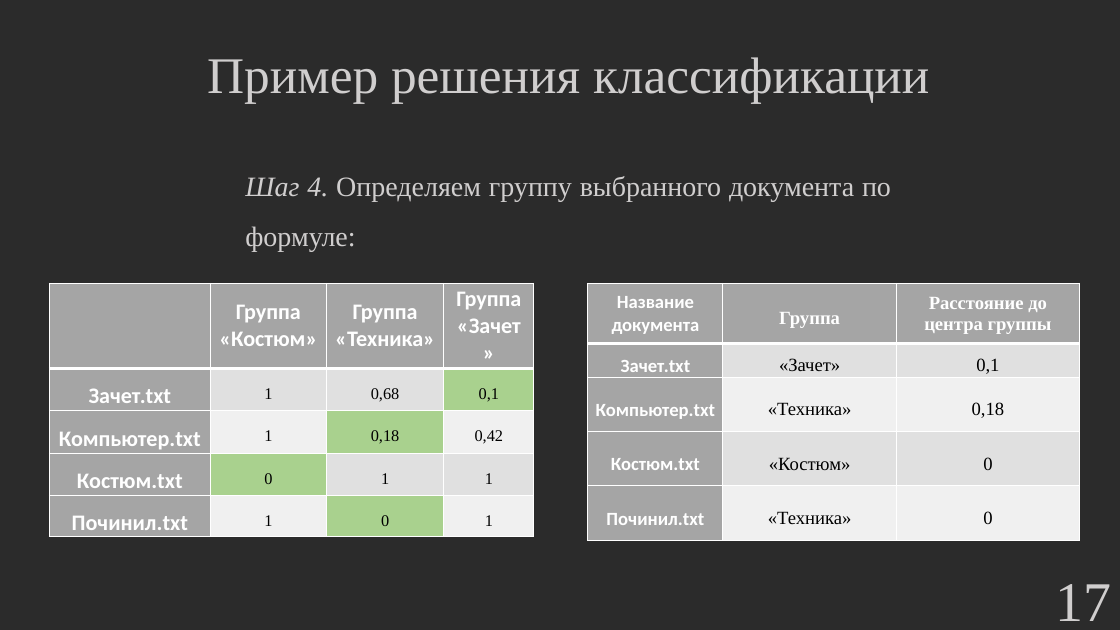
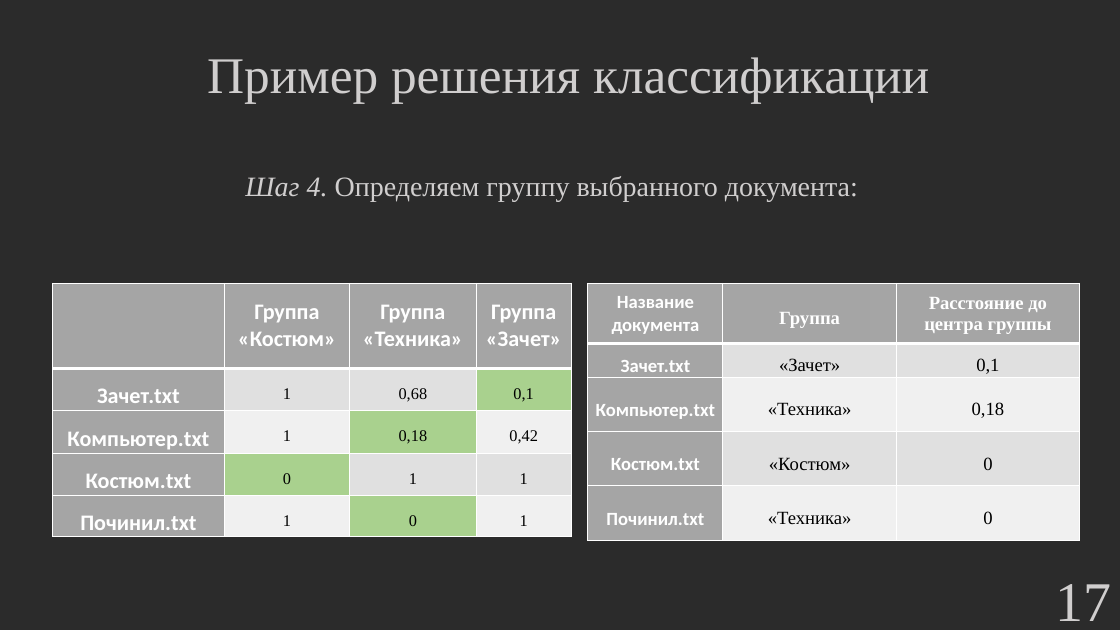
Before and after one commit to hetikk/diplom, a slide deck: slide 17 of docs/Презентация.pptx. Drawn at 1120x630 pixels with LibreOffice and Linux fonts; fonts in the diff are those of the drawing; background and template pictures are left out; a plain dark background stands for a picture behind light text. Boxes give left, top, right and bottom in pixels: in the first picture for what was removed or moved away, otherwise in the second. Text is boxed around its words. In the diff, an @@ line names an element or a change of style, - is before the commit and + after.

```diff
--- a/docs/Презентация.pptx
+++ b/docs/Презентация.pptx
@@ text at (245, 176, 858, 201): text changed @@
-Шаг 4. Определяем группу выбранного документа по формуле:
+Шаг 4. Определяем группу выбранного документа:
@@ table: place and size @@
-table at (50, 283, 534, 537)
+table at (53, 283, 571, 537)
```
Also in this commit, not shown: 2 other slides changed, 2 other files.
